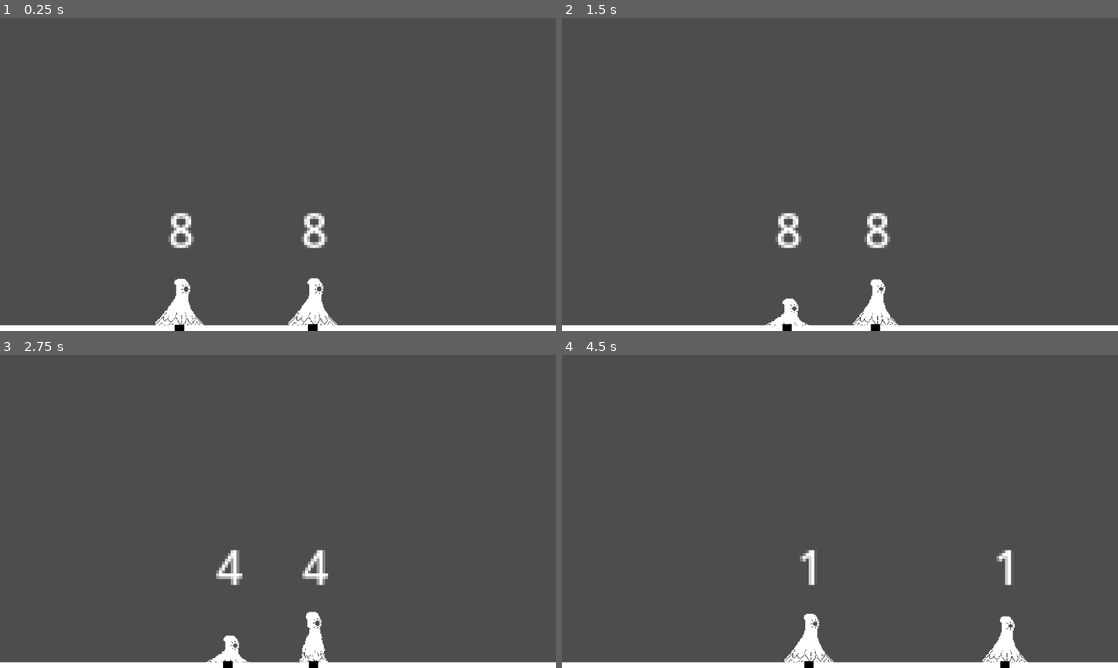
Above: before the commit, frames 1-4 (two rows, left to right).
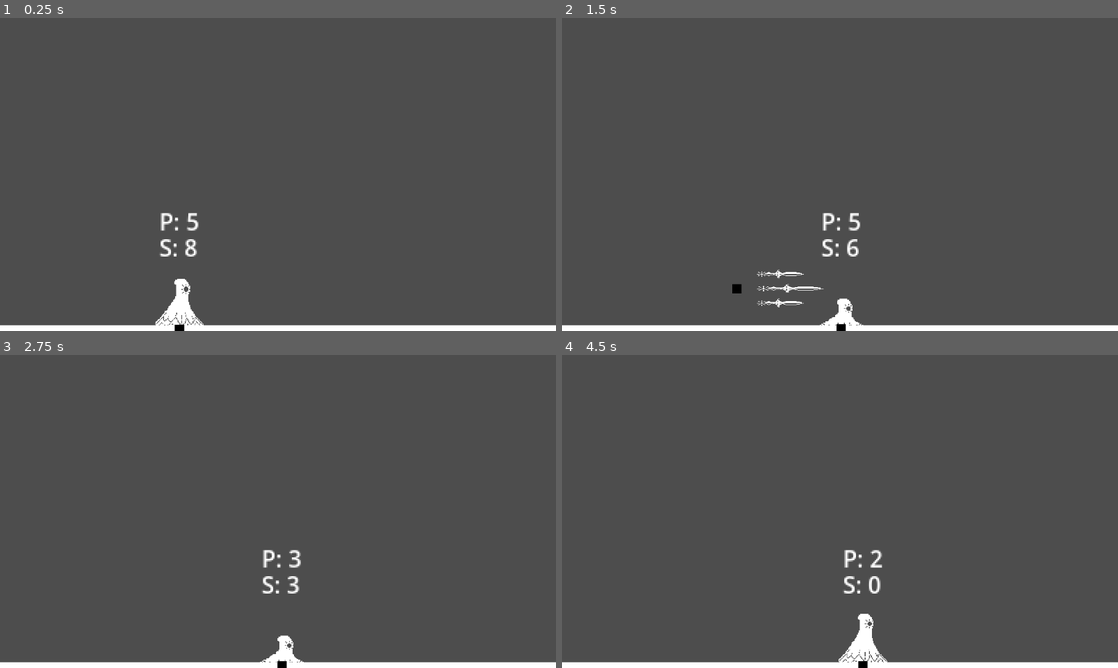
Above: after the commit, the same moments.

Repository: Hospitalguy101/1-bit-game
Game: Godot game, scene res://Scenes/game.tscn
Same seed, same stepped clock (60 frames per second), same inputs: the game is played once before the commit and once after it.
Inputs:
- Up to frame 1 (0.25 s): no input
- Up to frame 2 (1.5 s): tap Enter at 0.5 s; hold Right (move_right) 0.53-1.28 s; hold S (crouch) 0.53-1.28 s; tap W (jump) at 0.77, 1.07 s; tap C (heavy_attack) at 0.8, 1.35 s; hold A (move_left) from 1.28 s (still down)
- Up to frame 3 (2.75 s): tap W (jump) at 1.52, 1.82 s; tap Z (light_attack) at 1.55 s; release A (move_left) at 2.03 s; hold Right (move_right) from 2.03 s (still down); hold Z (light_attack) from 2.03 s (still down); tap X (slash_attack) at 2.3 s
- Up to frame 4 (4.5 s): release Z (light_attack) at 2.78 s; tap X (slash_attack) at 2.85 s; tap W (jump) at 3.02, 3.05, 3.32, 3.6, 3.77, 4.07 s; release Right (move_right) at 3.53 s; hold S (crouch) 3.53-4.28 s; hold A (move_left) from 3.53 s (still down); tap S (crouch) at 4.35 s

The runs differ from the first frame. In frame 1, 1.6% of the frame differs, in the area x 28-61%, y 62-100%; in frame 2, 2.5%; in frame 3, 2.1%; in frame 4, 2.5%, in the area x 40-84%, y 62-100%.

Commit message:
Almost finalized Rin kit

Diff:
--- a/Characters/BaseCharacter.gd
+++ b/Characters/BaseCharacter.gd
@@ -14,6 +14,12 @@
 var hasDoubleJump = false;
 var crouching = false
 
+var direction = Vector2.ZERO;
+#true if player currently inputting a motion input
+var motion_combo = false;
+var current_special;
+var special_step = 0;
+
 # Get the gravity from the project settings to be synced with RigidBody nodes.
 var gravity = ProjectSettings.get_setting("physics/2d/default_gravity");
 
@@ -24,6 +30,7 @@
 	pass;
 
 func _physics_process(delta):
+	direction = Input.get_vector("move_left", "move_right", "crouch", "jump");
 	rotation = 0;
 	#Check if raycast is colliding with the floor
 	if $FloorChecker.is_colliding() and $FloorChecker.get_collider().is_in_group("FloorCollider"):
@@ -59,20 +66,20 @@
 			apply_force(Vector2(0, 1.5*gravity));
 
 func _unhandled_input(event):
-	var direction = Input.get_vector("move_left", "move_right", "crouch", "jump");
-	if event.is_action_pressed("light_attack"):
-		light_attack(direction);
-	elif event.is_action_pressed("slash_attack"):
-		slash_attack(direction);
-	elif event.is_action_pressed("heavy_attack"):
-		heavy_attack(direction);
+	if !motion_combo:
+		if event.is_action_pressed("light_attack"):
+			light_attack(direction);
+		elif event.is_action_pressed("slash_attack"):
+			slash_attack(direction);
+		elif event.is_action_pressed("heavy_attack"):
+			heavy_attack(direction);
 
-	if event.is_action_released("light_attack"):
-		release_light_attack();
-	elif event.is_action_released("slash_attack"):
-		release_slash_attack();
-	elif event.is_action_released("heavy_attack"):
-		release_heavy_attack();
+		if event.is_action_released("light_attack"):
+			release_light_attack();
+		elif event.is_action_released("slash_attack"):
+			release_slash_attack();
+		elif event.is_action_released("heavy_attack"):
+			release_heavy_attack();
 
 func light_attack(direction):
 	pass;
@@ -91,3 +98,12 @@
 
 func release_heavy_attack():
 	pass;
+
+func progress_combo():
+	special_step += 1;
+	$InputTimer.stop();
+	$InputTimer.start(.3);
+	print(special_step)
+
+func _on_input_timer_timeout():
+	motion_combo = false;
--- a/Characters/Hitboxes/hurtbox.gd
+++ b/Characters/Hitboxes/hurtbox.gd
@@ -3,14 +3,14 @@
 var id = 0;
 
 @export var launch_trajectory = Vector2.ZERO;
-@export var projectile = false;
+@export var break_on_hit = false;
 
 #attack heights: 1 = high, 0 = medium, -1 = low
 @export var attack_height = 0;
 
 # Called when the node enters the scene tree for the first time.
 func _ready():
-	if not projectile: deactivate();
+	pass
 
 
 # Called every frame. 'delta' is the elapsed time since the previous frame.
@@ -25,9 +25,9 @@
 	$CollisionShape2D.disabled = true;
 
 func _on_body_entered(body):
-	if body.is_in_group("Fighter") and body != get_parent().get_parent().get_parent():
+	if body.is_in_group("Fighter") and body.id != id:
 		body.set_axis_velocity(launch_trajectory);
-		if projectile: get_parent().queue_free();
+		if break_on_hit: get_parent().queue_free();
 
 
 func _on_timer_timeout():
--- a/Characters/Rin/portal.gd
+++ b/Characters/Rin/portal.gd
@@ -12,7 +12,7 @@
 func _physics_process(delta):
 	move_and_slide();
 	#set connectionbox to connect player to portal, always on ground
-	if visible:
+	if get_parent().get_parent().currPortal == self:
 		$ConnectionBox/CollisionShape2D.shape.size.x = position.x;
 		$ConnectionBox/CollisionShape2D.position.x = -position.x/2;
 
@@ -23,8 +23,10 @@
 		if p.isReady:
 			get_parent().get_parent().currPortal = p;
 			p.show();
-			break;
 			queue_free();
+			return;
+	get_parent().get_parent().currPortal = null;
+	queue_free();
 
 func use_portal():
 	hide();
@@ -34,11 +36,15 @@
 		if p.isReady:
 			get_parent().get_parent().currPortal = p;
 			p.show();
-			break;
+			return;
+	get_parent().get_parent().currPortal = null;
 
 
 func _on_cooldown_timeout():
 	isReady = true;
+	if !get_parent().get_parent().currPortal:
+		show();
+		get_parent().get_parent().currPortal = self;
 
 
 func _on_connection_box_area_entered(area):
--- a/Characters/Rin/rin.gd
+++ b/Characters/Rin/rin.gd
@@ -5,6 +5,9 @@
 @onready var swordPath = load("res://Characters/Rin/sword.tscn")
 
 @onready var currPortal = $Portals/Portal;
+
+#0 = default, 1 = up right, 2 = down, 3 = down right
+var last_heavy_attack = 0;
 
 @onready var animation : AnimationTree = $AnimationTree
 
@@ -18,8 +21,11 @@
 	super._physics_process(delta);
 
 	#temporary:
-	$Label.text = str(ready_swords);
-	#print(currPortal)
+	$Label.text = "S: " + str(ready_swords);
+	var ready_portals = 0;
+	for p in $Portals.get_children():
+		if p.isReady: ready_portals += 1;
+	$Label2.text = "P: " + str(ready_portals)
 
 
 func light_attack(direction):
@@ -28,44 +34,26 @@
 		#stick tilted left
 		if direction.x < -Global.DEADZONE:
 			#back light
-			var sword = swordPath.instantiate();
-			sword.position = Vector2.ZERO;
-			sword.scale = Vector2(.2, .2);
-			sword.velocity.x = 150;
-			$Swords.add_child(sword);
+			var sword = create_sword(Vector2(-5, 0), Vector2(.2, .2), Vector2(150, 0), 0);
 			sword.initialize(0.1, Vector2(40, -80));
 
 		#stick tilted up right
 		elif direction.x > Global.DEADZONE and direction.y > Global.DEADZONE:
-			var sword = swordPath.instantiate();
-			sword.position = Vector2(5, -5);
-			sword.scale = Vector2(.5, .2);
-			sword.velocity = Vector2(150, -150);
-			sword.rotate(-PI/4);
-			$Swords.add_child(sword);
+			var sword = create_sword(Vector2(0, -5), Vector2(.5, .2), Vector2(150, -150), -PI/4);
 			sword.initialize(0.2, Vector2(35, -100), 1);
 			use_sword(1);
 
 		#stick tilted down
 		elif direction.y < -Global.DEADZONE:
-			var sword = swordPath.instantiate();
-			sword.position = Vector2(3, 7);
-			sword.scale = Vector2(.5, .2);
-			sword.velocity.x = 150;
-			$Swords.add_child(sword);
-			sword.initialize(0.1, Vector2(80, -120), -1);
+			var sword = create_sword(Vector2(-2, 5), Vector2(.5, .2), Vector2(150, 0), 0);
+			sword.initialize(0.2, Vector2(80, -120), -1);
 			use_sword(1);
 
 		#default move
 		else:
-			var sword = swordPath.instantiate();
-			sword.position = Vector2(3, 0);
-			sword.scale = Vector2(.5, .2);
-			sword.velocity.x = 150;
-			$Swords.add_child(sword);
+			var sword = create_sword(Vector2(-2, 0), Vector2(.5, .2), Vector2(150, 0), 0);
 			sword.initialize(0.1, Vector2(60, -150));
 			use_sword(1);
-
 
 func slash_attack(direction):
 	#stick down
@@ -75,47 +63,256 @@
 	if ready_swords >= 3:
 		#stick right
 		if direction.x > Global.DEADZONE:
-			var sword = swordPath.instantiate();
-			sword.position = currPortal.position;
-			sword.scale = Vector2(.35, .2);
-			sword.velocity = Vector2(1, -1) * 150;
-			sword.rotate(-PI/4)
-			$Swords.add_child(sword);
+			var sword = create_sword(currPortal.position + Vector2(-5, 5), Vector2(.35, .2), Vector2(1, -1)*150, -PI/4);
 			sword.initialize(0.1, Vector2(150, -120), -1);
 			use_sword(3);
 			currPortal.use_portal();
 
 		#stick left
 		elif direction.x < -Global.DEADZONE:
-			var sword = swordPath.instantiate();
-			sword.position = currPortal.position;
-			sword.scale = Vector2(.35, .2);
-			sword.velocity = Vector2(-1, -1) * 150;
-			sword.rotate(-PI*3/4)
-			$Swords.add_child(sword);
+			var sword = create_sword(currPortal.position + Vector2(5, 5), Vector2(.35, .2), Vector2(-1, -1)*150, -PI*3/4);
 			sword.initialize(0.1, Vector2(-150, -120), -1);
 			use_sword(3);
 			currPortal.use_portal();
 
 		#stick up
 		elif direction.y > Global.DEADZONE:
-			var sword = swordPath.instantiate();
-			sword.position = currPortal.position;
-			sword.scale = Vector2(.35, .2);
-			sword.velocity.y = -150;
-			sword.rotate(-PI/2)
-			$Swords.add_child(sword);
+			var sword = create_sword(currPortal.position + Vector2(0, 5), Vector2(.35, .2), Vector2(0, -150), -PI/2);
 			sword.initialize(0.1, Vector2(0, -200), -1);
 			use_sword(3);
 			currPortal.use_portal();
 
 	#no direction
-	if direction.x < Global.DEADZONE and direction.x > -Global.DEADZONE and direction.y < Global.DEADZONE and direction.y > -Global.DEADZONE:
-		print(currPortal)
-		currPortal.velocity.x = 100;
+	if currPortal and direction.x < Global.DEADZONE and direction.x > -Global.DEADZONE and direction.y < Global.DEADZONE and direction.y > -Global.DEADZONE:
+		$AttackTimers/PortalRecallTimer.start(0.1);
 
 func release_slash_attack():
-	currPortal.velocity.x = 0;
+	if $AttackTimers/PortalRecallTimer.is_stopped() and currPortal: currPortal.velocity.x = 0;
+	elif currPortal:
+		currPortal.position = Vector2(0, 10);
+		$AttackTimers/PortalRecallTimer.stop();
+		currPortal.velocity.x = 0;
+
+
+func heavy_attack(direction):
+	#get a ready portal, if there are none, use the active one
+	var portal;
+	for p in $Portals.get_children():
+		if p.isReady and !p.visible:
+			portal = p;
+			break;
+	if !portal: portal = currPortal;
+
+	if ready_swords >= 2 and portal and $AttackTimers/HeavyTimer.is_stopped():
+		#down right
+		if direction.x > Global.DEADZONE and direction.y < -Global.DEADZONE:
+			var sword = create_sword(position + Vector2(5, -10), Vector2(.5, .2), Vector2(1, .5)*80, PI/6, true);
+			sword.get_node("Hurtbox").set_collision_mask_value(2, true)
+			sword.initialize(3, Vector2(100, -100));
+			sword.add_to_group("HeavySwords");
+			sword.get_node("Hurtbox").break_on_hit = false;
+
+			portal.position = position + Vector2(10, -6)
+			portal.top_level = true;
+			portal.show();
+			portal.get_node("ConnectionBox/CollisionShape2D").disabled = true;
+
+			last_heavy_attack = 3;
+			$AttackTimers/HeavyTimer.start(3);
+			use_sword(2);
+
+		#down
+		elif direction.y < -Global.DEADZONE:
+			#create 3 swords, add to group heavy sword, and dont have them break on hit
+			var smallSword = create_sword(position + Vector2(12, -30), Vector2(.35, .2), Vector2.ZERO, PI/2, true);
+			smallSword.initialize(0.15, Vector2(0, 200), 0, false);
+			smallSword.add_to_group("HeavySwords");
+			smallSword.get_node("Hurtbox").break_on_hit = false;
+			var smallSword1 = create_sword(position + Vector2(18, -30), Vector2(.35, .2), Vector2.ZERO, PI/2, true);
+			smallSword1.initialize(0.15, Vector2(0, 200), 0, false);
+			smallSword1.add_to_group("HeavySwords");
+			smallSword1.get_node("Hurtbox").break_on_hit = false;
+			var bigSword = create_sword(position + Vector2(15, -30), Vector2(.5, .2), Vector2.ZERO, PI/2, true);
+			bigSword.initialize(0.15, Vector2(0, 200), 0, false);
+			bigSword.add_to_group("HeavySwords");
+			bigSword.get_node("Hurtbox").break_on_hit = false;
+
+			portal.position = position + Vector2(15, -30);
+			portal.show();
+			#makes portal movement not based on player movement
+			portal.top_level = true;
+			portal.get_node("ConnectionBox/CollisionShape2D").disabled = true;
+
+			last_heavy_attack = 2;
+			$AttackTimers/HeavyTimer.start(.8);
+
+			use_sword(2);
+
+		#up right
+		elif direction.x > Global.DEADZONE and direction.y > Global.DEADZONE:
+			#create 3 swords, add to group heavy sword, and dont have them break on hit
+			#using rotate_point to keep the swords in proper formation while having different rotation
+			var smallSword = create_sword(position + rotate_point(Vector2(4, 5), -PI/4), Vector2(.35, .2), Vector2.ZERO, -PI/4, true);
+			smallSword.initialize(0.15, Vector2(150, -200), 0, false);
+			smallSword.add_to_group("HeavySwords");
+			smallSword.get_node("Hurtbox").break_on_hit = false;
+			var smallSword1 = create_sword(position + rotate_point(Vector2(4, -5), -PI/4), Vector2(.35, .2), Vector2.ZERO, -PI/4, true);
+			smallSword1.initialize(0.15, Vector2(150, -200), 0, false);
+			smallSword1.add_to_group("HeavySwords");
+			smallSword1.get_node("Hurtbox").break_on_hit = false;
+			var bigSword = create_sword(position + rotate_point(Vector2(4, 0), -PI/4), Vector2(.5, .2), Vector2.ZERO, -PI/4, true);
+			bigSword.initialize(0.15, Vector2(150, -200), 0, false);
+			bigSword.add_to_group("HeavySwords");
+			bigSword.get_node("Hurtbox").break_on_hit = false;
+
+			portal.position = position + Vector2(-2, 0);
+			portal.rotation = -PI/4;
+			portal.show();
+			#makes portal movement not based on player movement
+			portal.top_level = true;
+			portal.get_node("ConnectionBox/CollisionShape2D").disabled = true;
+
+			last_heavy_attack = 1;
+			$AttackTimers/HeavyTimer.start(.8);
+
+			use_sword(2);
+
+		else:
+			#create 3 swords, add to group heavy sword, and dont have them break on hit
+			var smallSword = create_sword(position + Vector2(5, 5), Vector2(.35, .2), Vector2.ZERO, 0, true);
+			smallSword.initialize(0.15, Vector2(150, -200), 0, false);
+			smallSword.add_to_group("HeavySwords");
+			smallSword.get_node("Hurtbox").break_on_hit = false;
+			var smallSword1 = create_sword(position + Vector2(5, -5), Vector2(.35, .2), Vector2.ZERO, 0, true);
+			smallSword1.initialize(0.15, Vector2(150, -200), 0, false);
+			smallSword1.add_to_group("HeavySwords");
+			smallSword1.get_node("Hurtbox").break_on_hit = false;
+			var bigSword = create_sword(position + Vector2(5, 0), Vector2(.5, .2), Vector2.ZERO, 0, true);
+			bigSword.initialize(0.15, Vector2(150, -200), 0, false);
+			bigSword.add_to_group("HeavySwords");
+			bigSword.get_node("Hurtbox").break_on_hit = false;
+
+			portal.position = position + Vector2(-2, 0);
+			portal.show();
+			#makes portal movement not based on player movement
+			portal.top_level = true;
+			portal.get_node("ConnectionBox/CollisionShape2D").disabled = true;
+
+			last_heavy_attack = 0;
+			$AttackTimers/HeavyTimer.start(.8);
+
+			use_sword(2);
+
+
+#mode 1 = light, 2 = heavy
+func special1(mode):
+	motion_combo = false;
+
+func special2():
+	special_step = 0;
+	#find a portal to delete
+	var portal_to_delete;
+	if currPortal:
+		portal_to_delete = currPortal;
+	for p in $Portals.get_children():
+		if p != currPortal:
+			portal_to_delete = p;
+
+	for p in $Portals.get_children():
+		if p.visible == false:
+			portal_to_delete = p;
+	if portal_to_delete == currPortal:
+		currPortal = null;
+	portal_to_delete.queue_free();
+	for t in $SwordTimers.get_children():
+		t.stop();
+	ready_swords = 8;
+
+
+func _unhandled_input(event):
+	if !motion_combo:
+		#hard down, special 1 and 2
+		if direction.x > -Global.DEADZONE and direction.x < Global.DEADZONE and direction.y < -Global.DEADZONE:
+			special_step = 0;
+			current_special = 1;
+			motion_combo = true;
+			progress_combo()
+	else:
+		match special_step:
+			1:
+				if current_special == 1:
+					#down left, special 1
+					if direction.x < -Global.DEADZONE and direction.y < -Global.DEADZONE:
+						progress_combo();
+					#down right, special 2
+					elif direction.x > Global.DEADZONE and direction.y < -Global.DEADZONE:
+						current_special = 2;
+						progress_combo();
+					elif event is InputEventJoypadButton or event is InputEventKey:
+						motion_combo = false;
+
+			2:
+				if current_special == 1:
+					#hard left
+					if direction.x < -Global.DEADZONE and direction.y > -Global.DEADZONE and direction.y < Global.DEADZONE:
+						progress_combo();
+					elif event is InputEventJoypadButton or event is InputEventKey:
+						motion_combo = false;
+
+				if current_special == 2:
+					#hard right
+					if direction.x > Global.DEADZONE and direction.y > -Global.DEADZONE and direction.y < Global.DEADZONE:
+						progress_combo();
+					elif event is InputEventJoypadButton or event is InputEventKey:
+						motion_combo = false;
+
+			3:
+				if current_special == 1:
+					if Input.is_action_pressed("light_attack"):
+						special1(0);
+					elif Input.is_action_pressed("heavy_attack"):
+						special1(1);
+					elif event is InputEventJoypadButton or event is InputEventKey:
+						motion_combo = false;
+
+				if current_special == 2:
+					#no direction
+					if direction.x > -Global.DEADZONE and direction.x < Global.DEADZONE and direction.y < Global.DEADZONE and direction.y > -Global.DEADZONE:
+						progress_combo();
+					elif event is InputEventJoypadButton or event is InputEventKey:
+						motion_combo = false;
+
+			4:
+				if current_special == 2:
+					#hard right
+					if direction.x > Global.DEADZONE and direction.y > -Global.DEADZONE and direction.y < Global.DEADZONE:
+						progress_combo();
+					elif event is InputEventJoypadButton or event is InputEventKey:
+						motion_combo = false;
+
+			5:
+				if current_special == 2:
+					if Input.is_action_pressed("slash_attack"):
+						special2();
+
+					elif event is InputEventJoypadButton or event is InputEventKey:
+						motion_combo = false;
+
+	super._unhandled_input(event);
+	if special_step == 0: motion_combo = false;
+
+
+func create_sword(_position, _scale, _speed, _rotation, absolute=false):
+	var sword = swordPath.instantiate();
+	sword.position = _position;
+	sword.scale = _scale;
+	sword.velocity = _speed;
+	sword.rotate(_rotation)
+	sword.id = id;
+	if absolute: get_node("/root/Game/Projectiles").add_child(sword)
+	else: $Swords.add_child(sword);
+	return sword;
+
 
 func use_sword(cost):
 	ready_swords -= cost;
@@ -125,6 +322,14 @@
 			t.start(sword_timer);
 			timer_count += 1;
 			if timer_count == cost: break
+
+
+func rotate_point(point, angle):
+	var newX = point.x*cos(angle) - point.y*sin(angle);
+	var newY = point.y*cos(angle) + point.x*sin(angle);
+	print(Vector2(newX, newY))
+	return Vector2(newX, newY);
+
 
 func update_animation_param():
 	if floored:
@@ -155,3 +360,36 @@
 
 func _on_sword_timer_timeout():
 	ready_swords += 1;
+
+
+func _on_heavy_timer_timeout():
+	#normal heavy
+	if last_heavy_attack == 0:
+		for s in get_node("/root/Game/Projectiles").get_children():
+			if s.is_in_group("HeavySwords"):
+				s.start_timer(0.3);
+				s.velocity.x = 150;
+
+	#up right heavy
+	if last_heavy_attack == 1:
+		for s in get_node("/root/Game/Projectiles").get_children():
+			if s.is_in_group("HeavySwords"):
+				s.start_timer(0.3);
+				s.velocity = Vector2(1, -1)*150;
+
+	#down heavy
+	if last_heavy_attack == 2:
+		for s in get_node("/root/Game/Projectiles").get_children():
+			if s.is_in_group("HeavySwords"):
+				s.start_timer(0.3);
+				s.velocity.y = 150;
+
+	for p in $Portals.get_children():
+		if p.top_level:
+			p.use_portal();
+			p.top_level = false;
+			p.get_node("ConnectionBox/CollisionShape2D").disabled = false;
+
+
+func _on_portal_recall_timer_timeout():
+	currPortal.velocity.x = 100;
--- a/Characters/Rin/rin.tscn
+++ b/Characters/Rin/rin.tscn
@@ -1,10 +1,12 @@
-[gd_scene load_steps=34 format=3 uid="uid://dwrvf7esucege"]
+[gd_scene load_steps=35 format=3 uid="uid://dwrvf7esucege"]
 
 [ext_resource type="PackedScene" uid="uid://cj5yffxhnvcji" path="res://Characters/base_character.tscn" id="1_voviw"]
 [ext_resource type="Script" path="res://Characters/Rin/rin.gd" id="2_f2mt2"]
 [ext_resource type="Texture2D" uid="uid://dmmv2d5msgxbx" path="res://Characters/Rin/rin.png" id="3_jm4h2"]
 [ext_resource type="PackedScene" uid="uid://dog8xpvpd4vek" path="res://Characters/Rin/rin_anim_player.tscn" id="4_lxsc4"]
 [ext_resource type="PackedScene" uid="uid://bhla3lmhp48cb" path="res://Characters/Rin/portal.tscn" id="5_i85mh"]
+
+[sub_resource type="PhysicsMaterial" id="PhysicsMaterial_q86cr"]
 
 [sub_resource type="RectangleShape2D" id="RectangleShape2D_wjjwv"]
 
@@ -124,7 +126,9 @@
 transitions = ["Start", "Idle", SubResource("AnimationNodeStateMachineTransition_fb8y7"), "Idle", "Walk", SubResource(" …(1323 unchanged characters)…
 
 [node name="Rin" groups=["Rin"] instance=ExtResource("1_voviw")]
+collision_mask = 2
 mass = 0.8
+physics_material_override = SubResource("PhysicsMaterial_q86cr")
 gravity_scale = 0.8
 script = ExtResource("2_f2mt2")
 run_speed = 1500.0
@@ -221,9 +225,32 @@
 [node name="Timer8" type="Timer" parent="SwordTimers" index="7"]
 one_shot = true
 
-[node name="Label" type="Label" parent="." index="9"]
-offset_left = -4.0
-offset_top = -36.0
-offset_right = 6.0
-offset_bottom = -10.0
-text = "1"
+[node name="AttackTimers" type="Node2D" parent="." index="9"]
+
+[node name="HeavyTimer" type="Timer" parent="AttackTimers" index="0"]
+one_shot = true
+
+[node name="PortalRecallTimer" type="Timer" parent="AttackTimers" index="1"]
+one_shot = true
+
+[node name="Label" type="Label" parent="." index="10"]
+offset_left = -7.0
+offset_top = -24.0
+offset_right = 20.0
+offset_bottom = 2.0
+scale = Vector2(0.5, 0.5)
+text = "S: 1"
+
+[node name="Label2" type="Label" parent="." index="11"]
+offset_left = -7.0
+offset_top = -33.0
+offset_right = 21.0
+offset_bottom = -7.0
+scale = Vector2(0.5, 0.5)
+text = "P: 1"
+
+[node name="InputTimer" parent="." index="12"]
+one_shot = true
+
+[connection signal="timeout" from="AttackTimers/HeavyTimer" to="." method="_on_heavy_timer_timeout"]
+[connection signal="timeout" from="AttackTimers/PortalRecallTimer" to="." method="_on_portal_recall_timer_timeout"]
--- a/Characters/Rin/sword.gd
+++ b/Characters/Rin/sword.gd
@@ -13,13 +13,18 @@
 	move_and_slide()
 
 #default traj is for default light attack
-func initialize(time, traj=null, height=0):
-	id = get_parent().get_parent().id
-	$Hurtbox.id = id;
+func initialize(time, traj=null, height=0, start_now=true):
 	if traj: $Hurtbox.launch_trajectory = traj;
 
 	#attack timer determines how long sword will exist before disappearing
+	if start_now: start_timer(time);
+	$Hurtbox.id = id;
+
+func start_timer(time):
 	$AttackTimer.start(time);
 
 func _on_attack_timer_timeout():
 	queue_free();
+
+func _on_hurtbox_body_entered(body):
+	if body.is_in_group("FloorCollider"): velocity = Vector2.ZERO;
--- a/Characters/Rin/sword.tscn
+++ b/Characters/Rin/sword.tscn
@@ -5,13 +5,15 @@
 [ext_resource type="PackedScene" uid="uid://dfii823rul1pv" path="res://Characters/Hitboxes/hurtbox.tscn" id="3_vfby0"]
 
 [sub_resource type="RectangleShape2D" id="RectangleShape2D_38j58"]
-size = Vector2(49, 20)
+size = Vector2(45.5, 18)
 
 [node name="Sword" type="CharacterBody2D" groups=["Projectile"]]
-collision_layer = 0
+collision_layer = 2
+collision_mask = 9
 script = ExtResource("1_rof4s")
 
 [node name="Sprite2D" type="Sprite2D" parent="."]
+position = Vector2(23, 0)
 rotation = 1.5708
 texture = ExtResource("2_12wco")
 
@@ -22,12 +24,13 @@
 collision_layer = 0
 collision_mask = 9
 launch_trajectory = Vector2(20, -100)
-projectile = true
+break_on_hit = true
 
 [node name="CollisionShape2D" parent="Hurtbox" index="0"]
-position = Vector2(-0.5, 0)
+position = Vector2(23.25, 0)
 shape = SubResource("RectangleShape2D_38j58")
 
 [connection signal="timeout" from="AttackTimer" to="." method="_on_attack_timer_timeout"]
+[connection signal="body_entered" from="Hurtbox" to="." method="_on_hurtbox_body_entered"]
 
 [editable path="Hurtbox"]
--- a/Characters/base_character.tscn
+++ b/Characters/base_character.tscn
@@ -26,3 +26,7 @@
 [node name="FloorChecker" type="RayCast2D" parent="."]
 target_position = Vector2(0, 32)
 collision_mask = 2
+
+[node name="InputTimer" type="Timer" parent="."]
+
+[connection signal="timeout" from="InputTimer" to="." method="_on_input_timer_timeout"]
--- a/Global.gd
+++ b/Global.gd
@@ -1,6 +1,8 @@
 extends Node
 
 var DEADZONE = 0.1;
+
+var players = [];
 
 func _ready():
 	pass
--- a/Scenes/game.tscn
+++ b/Scenes/game.tscn
@@ -19,7 +19,4 @@
 position = Vector2(216, 124)
 lock_rotation = false
 
-[node name="Rin2" parent="." instance=ExtResource("2_klfh5")]
-position = Vector2(262, 131)
-id = 1
-controllable = false
+[node name="Projectiles" type="Node2D" parent="."]
